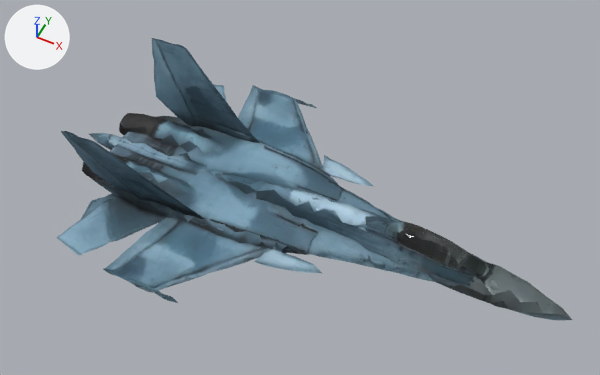
Two versions of the glTF model game/models/pilot/fh_plane_osa_trellis.glb, one commit apart.
One viewpoint serves both versions: a 50 mm camera at (0.433, -0.898, 1.159) aimed at (-0.023, 0.014, 0.02). Lighting does not change. The marker at upper left points along +X, +Y and +Z. The picture after the commit comes second. Where no turn or scale is listed for an object, it has been applied to the vertices. Vertices at exactly the same position are counted once.

Objects in the first picture: 'geometry_0'.
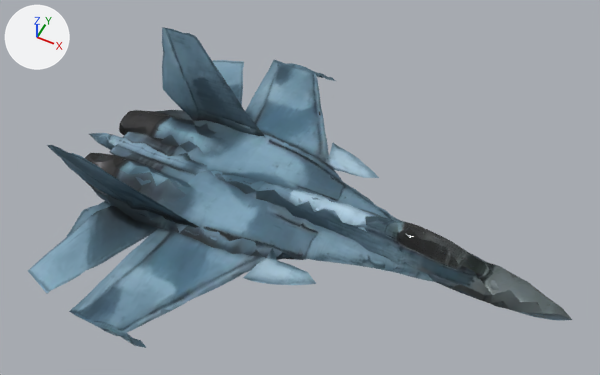
Boxes (x1, y1, x2, y2) around the edits, measured in the pictures (600 x 375 px; the box of a moved part takes in the faces that stretch with it):
'geometry_0', reshaped (13% taller)
    before: (57, 38, 572, 321)
    after: (28, 27, 572, 348)
part 1 of me_mesh_0, moved or reshaped
    before: (180, 261, 242, 282)
    after: (172, 278, 231, 308)
part 2 of me_mesh_0, moved or reshaped
    before: (57, 38, 396, 303)
    after: (28, 27, 396, 348)

The edits, one by one:
me_mesh_0 is used by ob_geometry_0; location (0.065, -0.001, 0.013).
me_mesh_0 had 5409 vertices, 11848 faces and spanned x -0.565..0.435, y -0.276..0.278, z -0.154..0.128.
me_mesh_0 now has 5409 vertices, 11848 faces and spans x -0.565..0.435, y -0.376..0.377, z -0.154..0.128.
me_mesh_0 part 1: the loose piece of 106 vertices spanning x -0.203..-0.08, y -0.244..-0.105, z -0.043..-0.039 is scaled about its middle by (1, 1.46, 1), then moved by (0.0, -0.053, 0.0).
me_mesh_0 part 2: 2370 of 5409 vertices moved; they spanned x -0.518..0.096, y -0.276..0.278, z -0.154..0.128 and now span x -0.518..0.096, y -0.376..0.377, z -0.154..0.128; mean shift (0.0, 0.001, 0.0); largest move (-0.268, -0.276, -0.041) -> (-0.268, -0.376, -0.041).
Other edits to the shape of me_mesh_0 do not show in these pictures.
